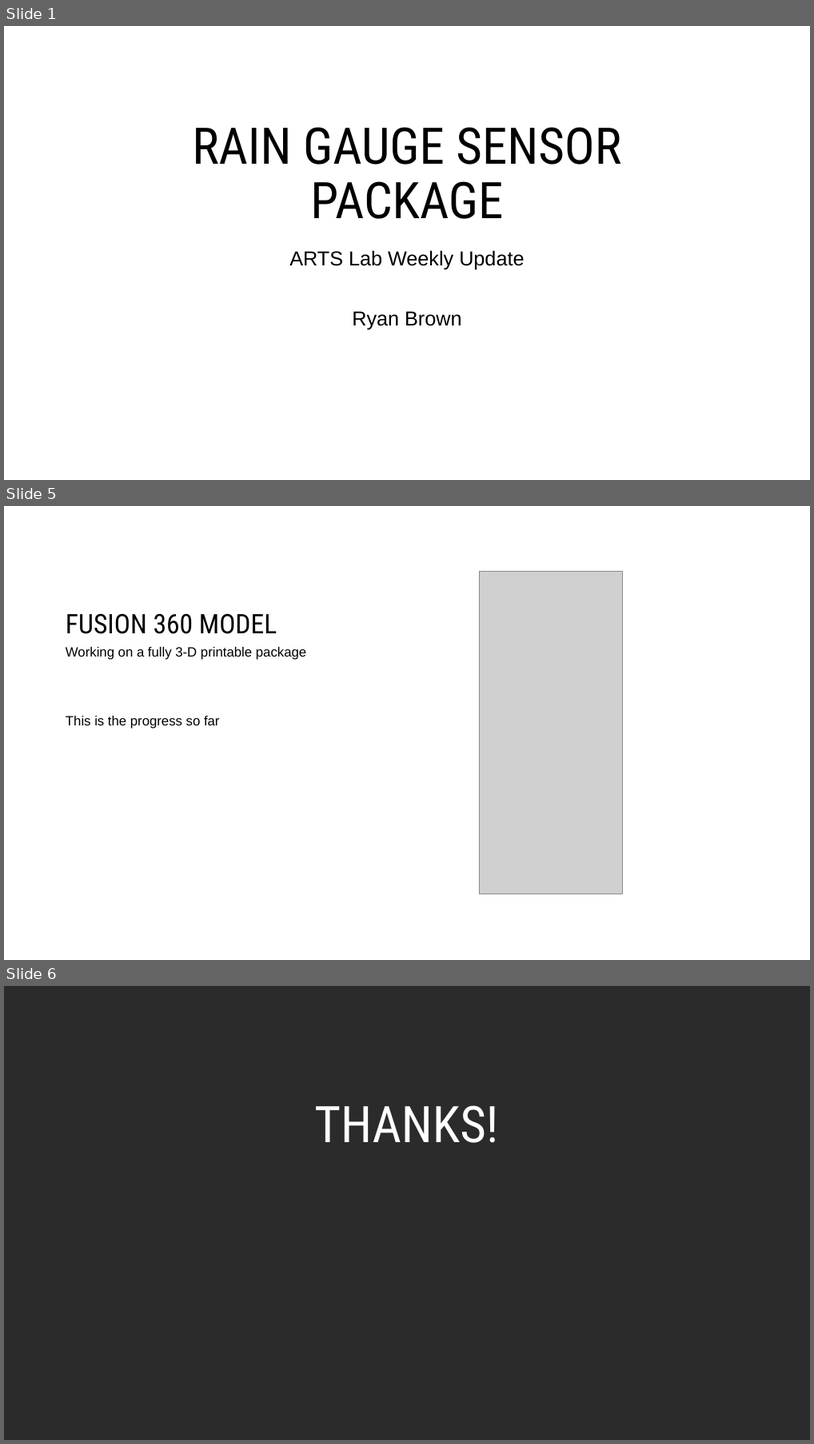
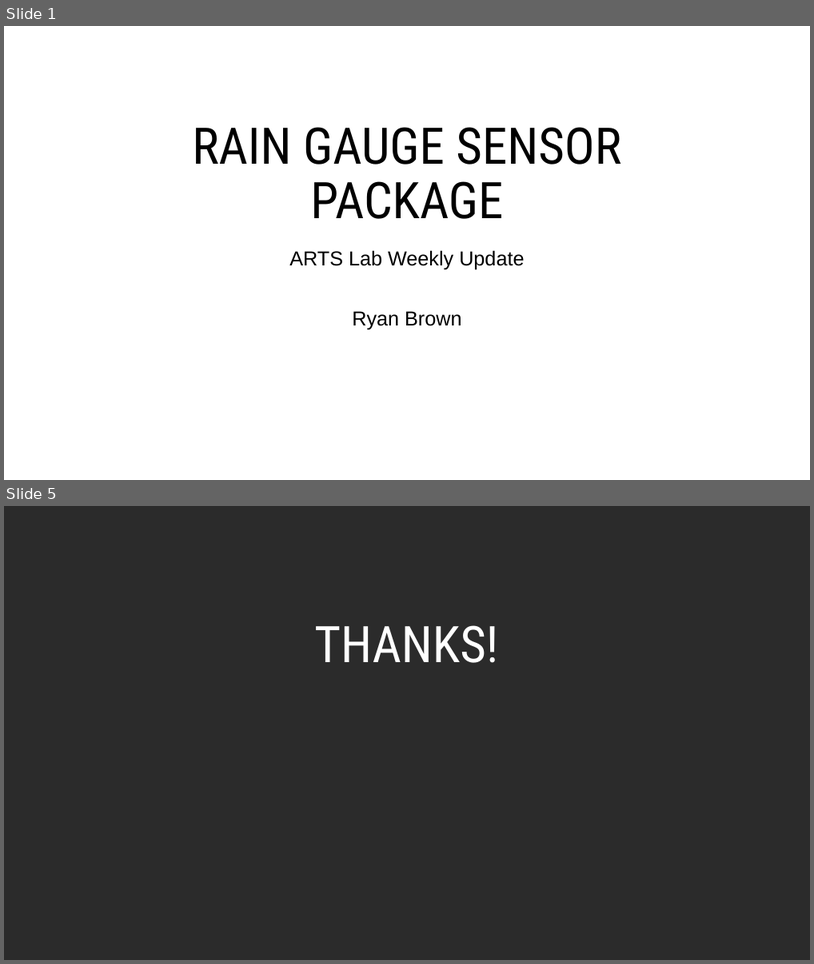
Before and after one commit to ryanbrownjr/My-Stuff, a slide deck: Spring 2022/17_Brown.pptx. Shown one above the other, each under a label of ours: slides 1, 5 and 6 before the commit, slides 1 and 5 after it; the slides between them are not shown. The pictures are 814x1444 and 814x964 pixels, drawn with LibreOffice and Linux fonts; fonts in the diff are those of the drawing; grey boxes stand for pictures; background and template pictures are left out; a plain dark background stands for a picture behind light text. Boxes give left, top, right and bottom in pixels: in the first picture for what was removed or moved away, otherwise in the second. Text is boxed around its words. In the diff, an @@ line names an element or a change of style, - is before the commit and + after.

```diff
--- a/Spring 2022/17_Brown.pptx
+++ b/Spring 2022/17_Brown.pptx
@@ slide 5 removed at bbox=[4, 506, 810, 960], background picture (left out) @@
@@ picture removed at bbox=[479, 572, 623, 894] @@
@@ title removed at bbox=[66, 613, 277, 634] @@
-FUSION 360 MODEL
@@ text removed at bbox=[66, 647, 306, 728] @@
-Working on a fully 3-D printable package
-This is the progress so far
@@ what was slide 6 is now slide 5 @@
```
Also in this commit, not shown: 2 slides changed, 1 slide added, 1 other slide removed, 3 other files.
